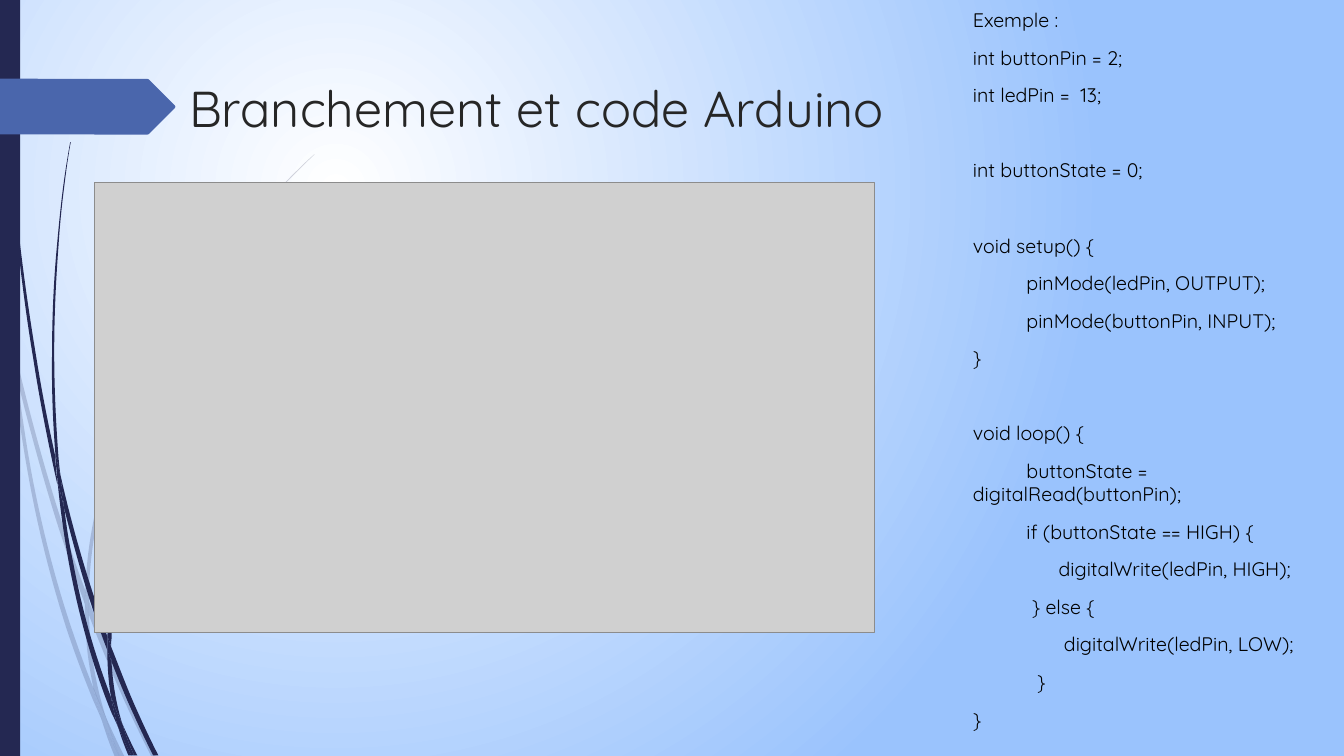
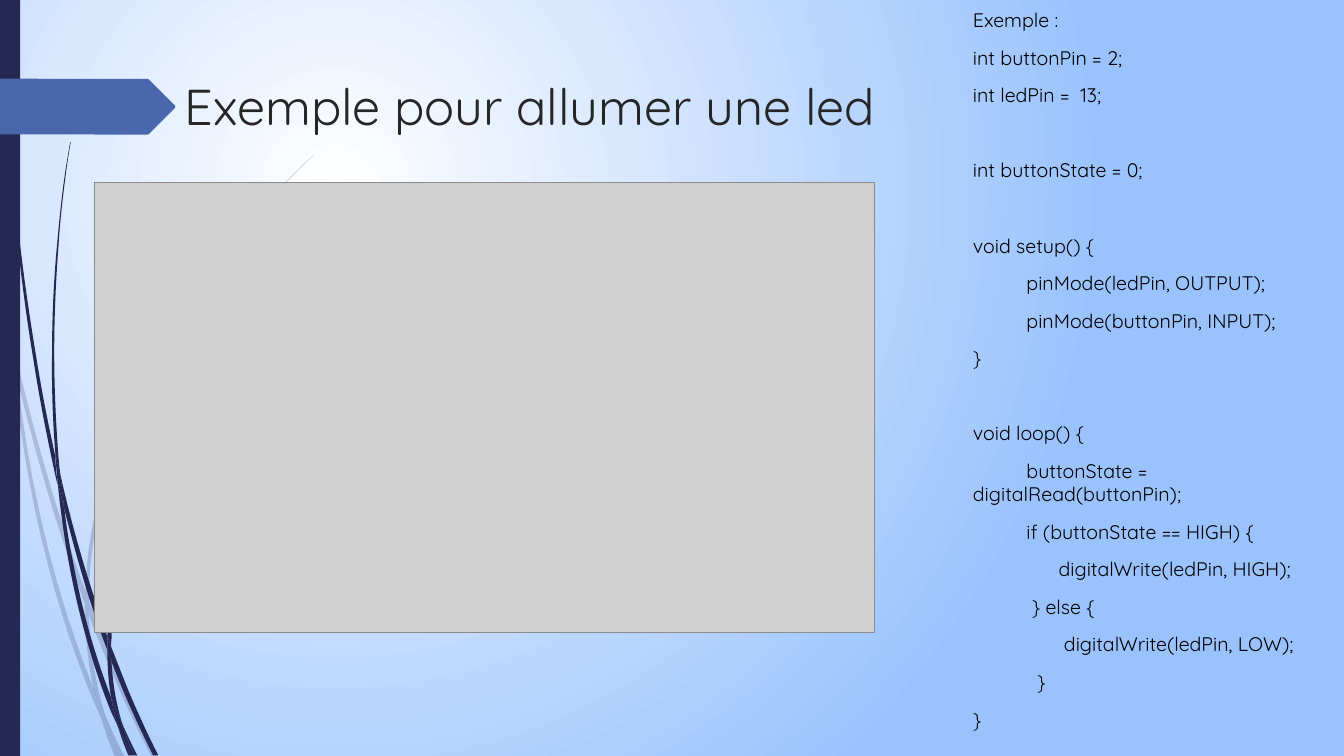
Before and after one commit to PandaPoPy/arduino_thinkcode, a slide deck: slide 10 of cours/Irondelle.pptx. Drawn at 1344x756 pixels with LibreOffice and Linux fonts; fonts in the diff are those of the drawing; grey boxes stand for pictures. Boxes give left, top, right and bottom in pixels: in the first picture for what was removed or moved away, otherwise in the second. Text is boxed around its words. In the diff, an @@ line names an element or a change of style, - is before the commit and + after.

```diff
--- a/cours/Irondelle.pptx
+++ b/cours/Irondelle.pptx
@@ title at <box>185,87,874,135</box>: text changed @@
-Branchement et code Arduino
+Exemple pour allumer une led
```
Also in this commit, not shown: 9 other slides changed, 1 slide added, 5 other files.
